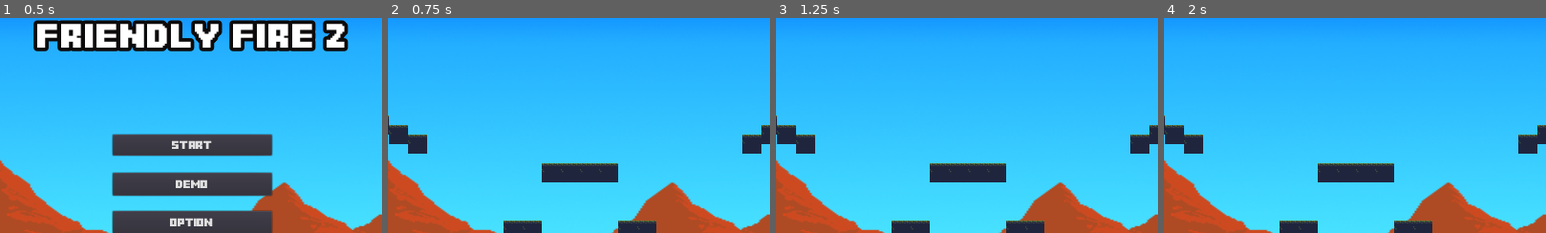
Above: before the commit, frames 1-4 (left to right).
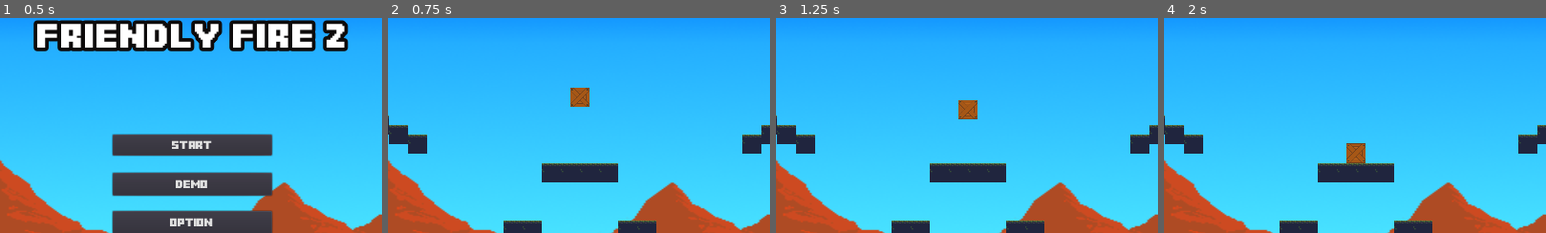
Above: after the commit, the same moments.

Repository: Toefge/InteraktiveSysteme
Game: Godot game, scene res://Menu/Menu.tscn
Two runs of this game, one before a commit and one after it. Both use one fixed random seed, a clock stepped at 60 frames per second and the inputs below.
Inputs (mouse positions are % of the whole screen's width and height, from its top left):
- Up to frame 1 (0.5 s): no input
- Up to frame 2 (0.75 s): click "Demo" at 0.5 s
- Up to frame 3 (1.25 s): no input
- Up to frame 4 (2 s): move the mouse to (72, 45) at 1.27 s; hold D (right) from 1.28 s (still down); tap Space (fire) at 1.35 s; tap W (up) at 1.52 s
The pictures show only the part of the screen within x 25-75%, y 8-58%; the shares and areas given below are measured in that part.

Frame 1 is identical in both runs. In frame 2, 0.4% of the frame differs, in the area x 47-53%, y 32-42%; in frame 3, 0.4%; in frame 4, 0.5%, in the area x 47-53%, y 58-68%.

Commit message:
Boxen auch in Demo Mode

Diff:
--- a/Demo/DemoGame.tscn
+++ b/Demo/DemoGame.tscn
@@ -7,6 +7,7 @@
 [ext_resource path="res://assets/cavesofgallet.png" type="Texture" id=5]
 [ext_resource path="res://assets/backgroundMountainsDay.PNG" type="Texture" id=6]
 [ext_resource path="res://Demo/DemoPlayer.gd" type="Script" id=7]
+[ext_resource path="res://CollectableItems/SpawnItems.tscn" type="PackedScene" id=8]
 
 [sub_resource type="ConvexPolygonShape2D" id=1]
 points = PoolVector2Array( 0, 0, 32, 0, 32, 32, 0, 32 )
@@ -646,6 +647,8 @@
 wait_time = 1.5
 autostart = true
 
+[node name="Node" parent="." instance=ExtResource( 8 )]
+
 [connection signal="killed" from="player1" to="HUD" method="_on_player1_killed"]
 [connection signal="killed" from="player2" to="HUD" method="_on_player2_killed"]
 [connection signal="timeout" from="DemoPlayerChangeDirection" to="player2" method="_on_DemoPlayerChangeDirection_timeout"]
Not shown: 1 places in Demo/DemoGame.tscn that only renumber resources
